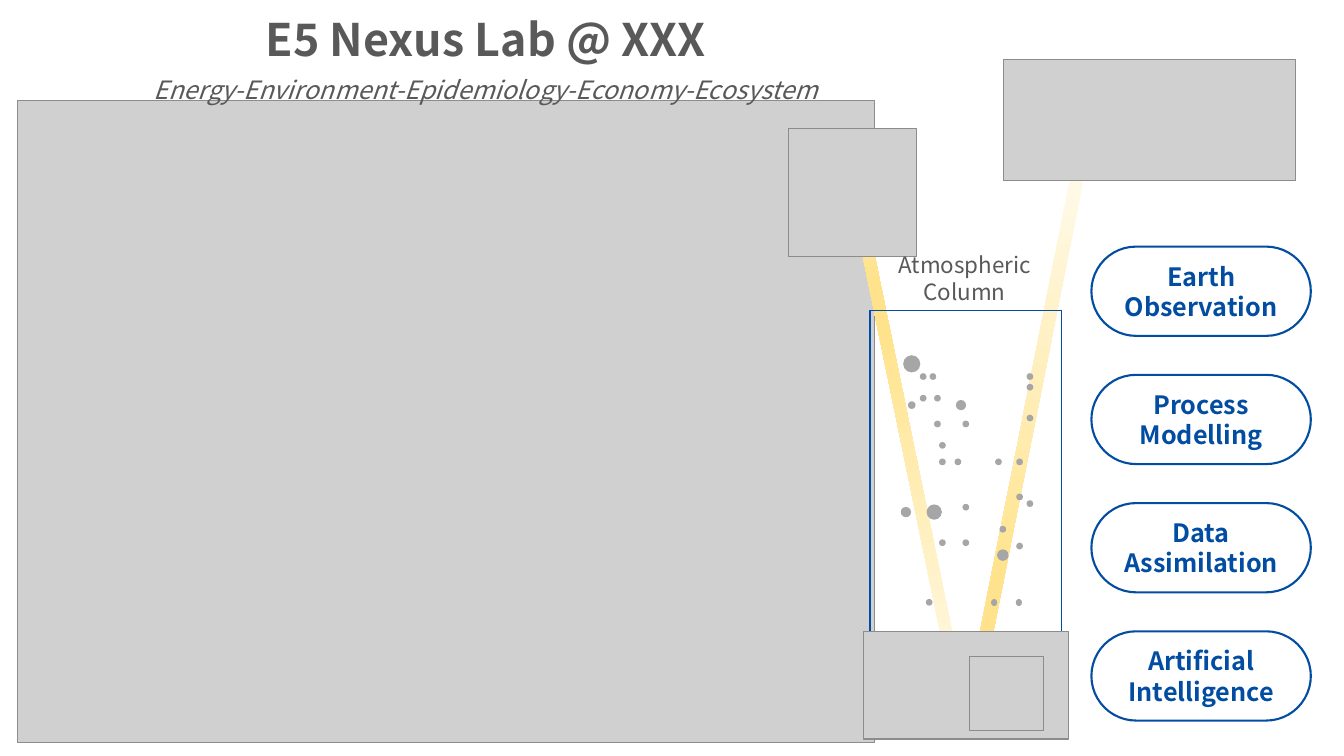
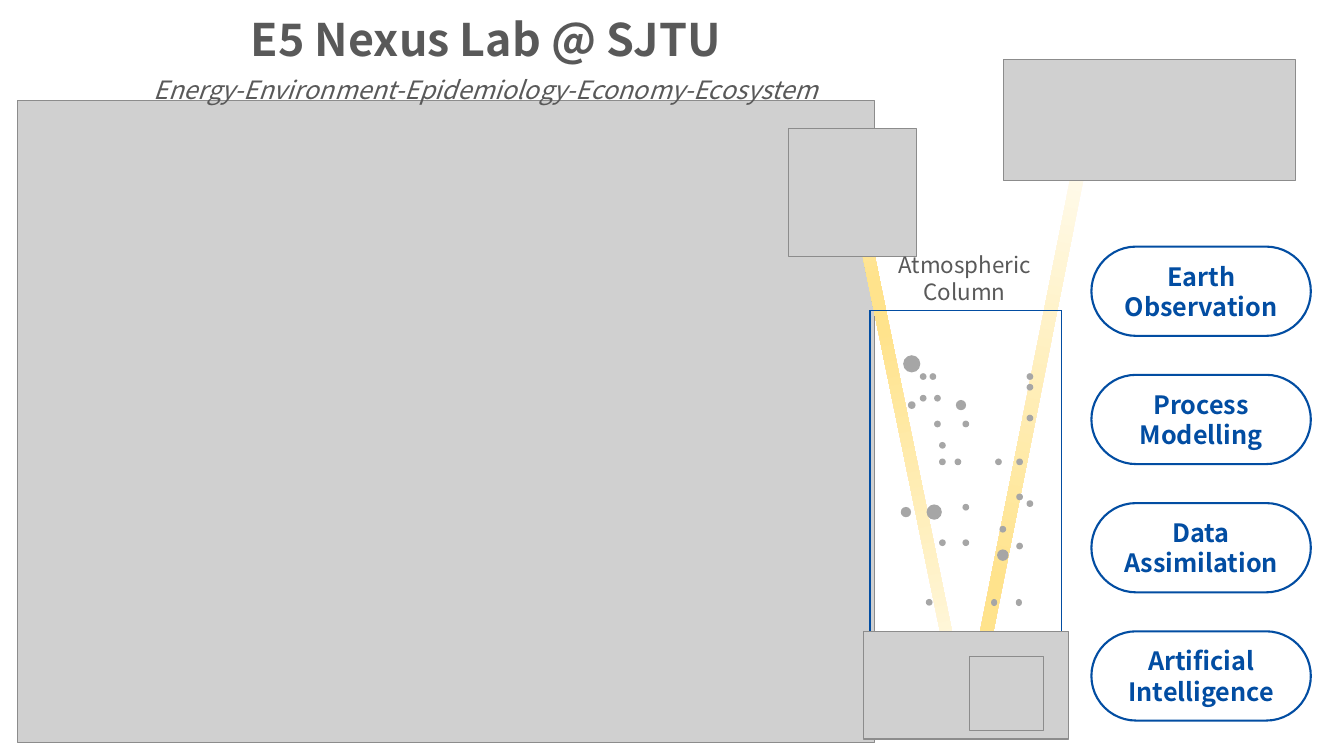
Before and after one commit to geofyao/geofyao.github.io, a slide deck: slide 1 of downloads/group/E5_Nexus_Lab.pptx. Drawn at 1344x756 pixels with LibreOffice and Linux fonts; fonts in the diff are those of the drawing; grey boxes stand for pictures. Boxes give left, top, right and bottom in pixels: in the first picture for what was removed or moved away, otherwise in the second. Text is boxed around its words. In the diff, an @@ line names an element or a change of style, - is before the commit and + after.

Commit message:
UoE -> SJTU!

```diff
--- a/downloads/group/E5_Nexus_Lab.pptx
+++ b/downloads/group/E5_Nexus_Lab.pptx
@@ text at [251, 20, 721, 57]: text changed @@
-E5 Nexus Lab @ XXX
+E5 Nexus Lab @ SJTU
```
Also in this commit, not shown: 10 other files.
